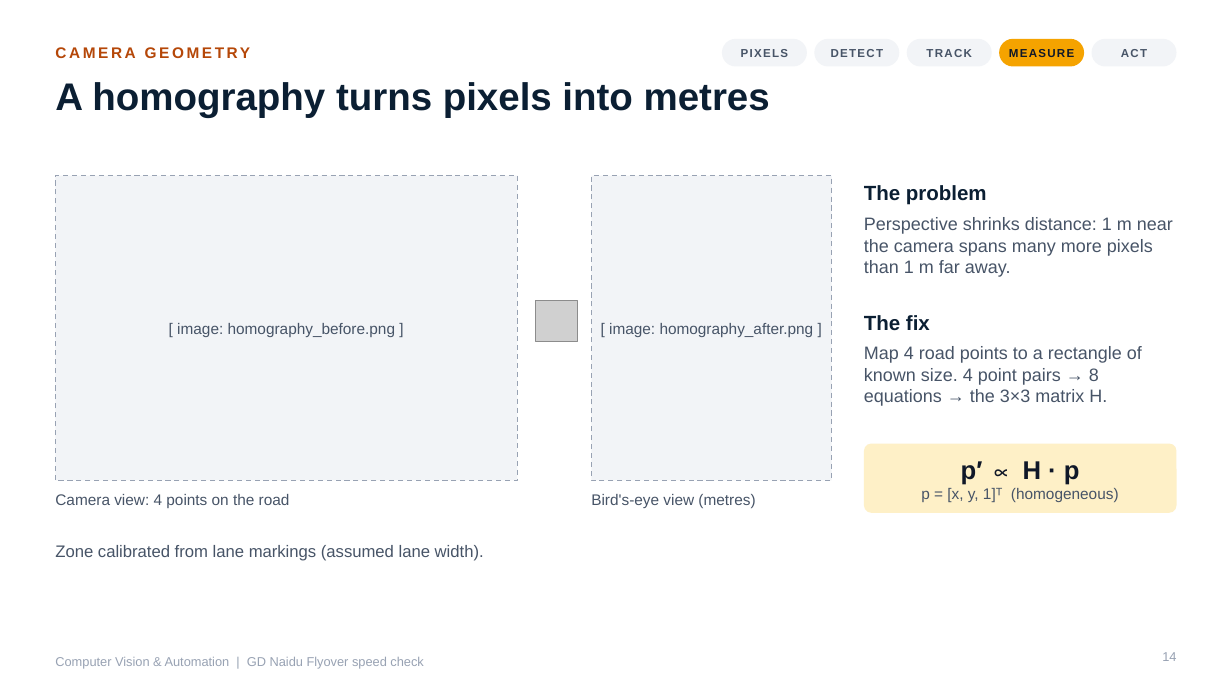
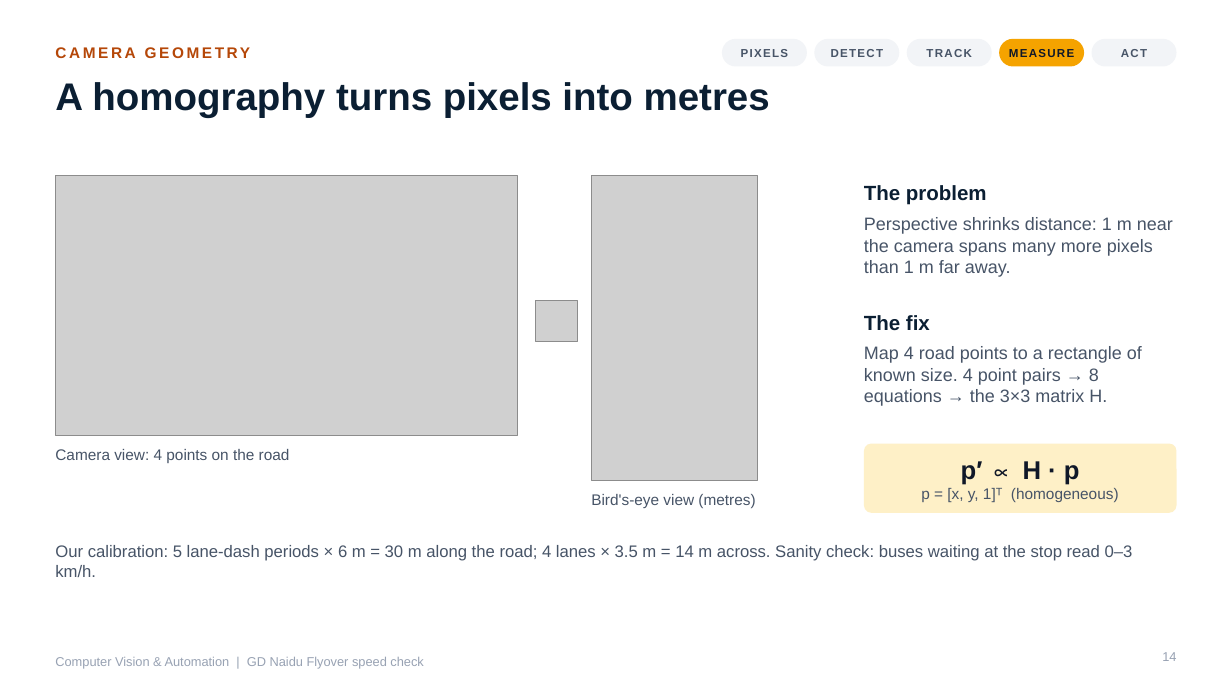
Before and after one commit to Prem-Dharshan/20XW97, a slide deck: slide 14 of cv-automation-ppt/CV_and_Automation.pptx. Drawn at 1232x693 pixels with LibreOffice and Linux fonts; fonts in the diff are those of the drawing; grey boxes stand for pictures. Boxes give left, top, right and bottom in pixels: in the first picture for what was removed or moved away, otherwise in the second. Text is boxed around its words. In the diff, an @@ line names an element or a change of style, - is before the commit and + after.

```diff
--- a/cv-automation-ppt/CV_and_Automation.pptx
+++ b/cv-automation-ppt/CV_and_Automation.pptx
@@ rectangle removed at bbox=[55, 176, 518, 481] @@
@@ picture added at bbox=[55, 176, 518, 435] @@
@@ rectangle removed at bbox=[592, 176, 832, 481] @@
@@ picture added at bbox=[592, 176, 758, 481] @@
@@ text removed at bbox=[177, 323, 395, 337] @@
-[ image: homography_before.png ]
@@ text removed at bbox=[609, 323, 814, 337] @@
-[ image: homography_after.png ]
@@ text "Camera view: 4 points on ...": place and size @@
-text "Camera view: 4 points on ..." at bbox=[55, 494, 290, 508]
+text "Camera view: 4 points on ..." at bbox=[55, 449, 290, 463]
@@ text at bbox=[55, 545, 1133, 577]: text changed @@
-Zone calibrated from lane markings (assumed lane width).
+Our calibration: 5 lane-dash periods × 6 m = 30 m along the road; 4 lanes × 3.5 m = 14 m across. Sanity check: buses waiting at the stop read 0–3 km/h.
```
Also in this commit, not shown: 10 other slides changed, 37 other files.
